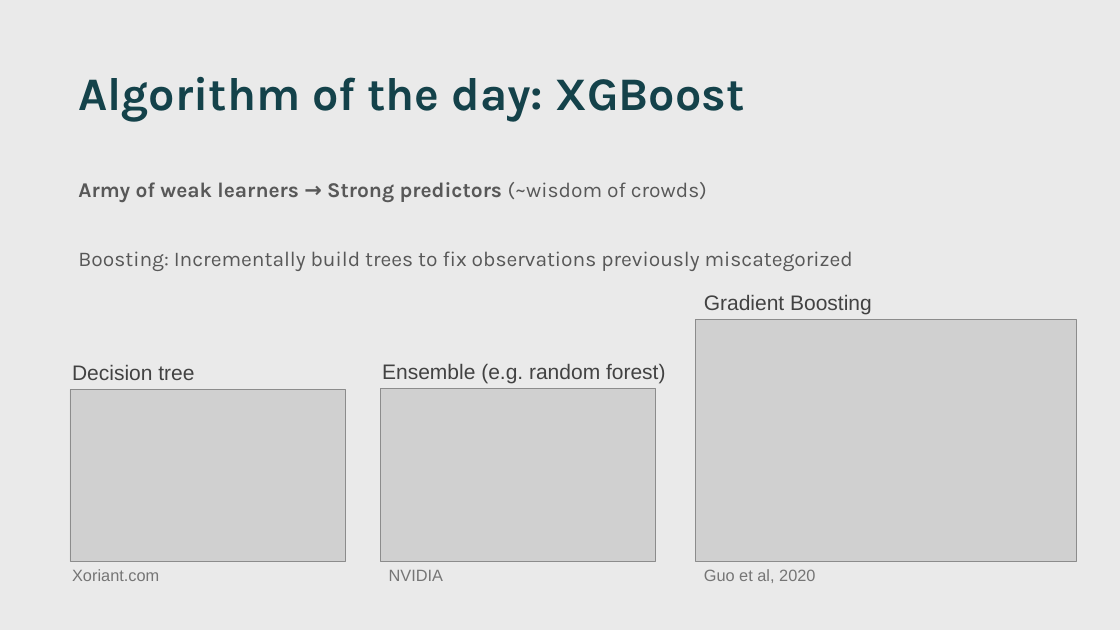
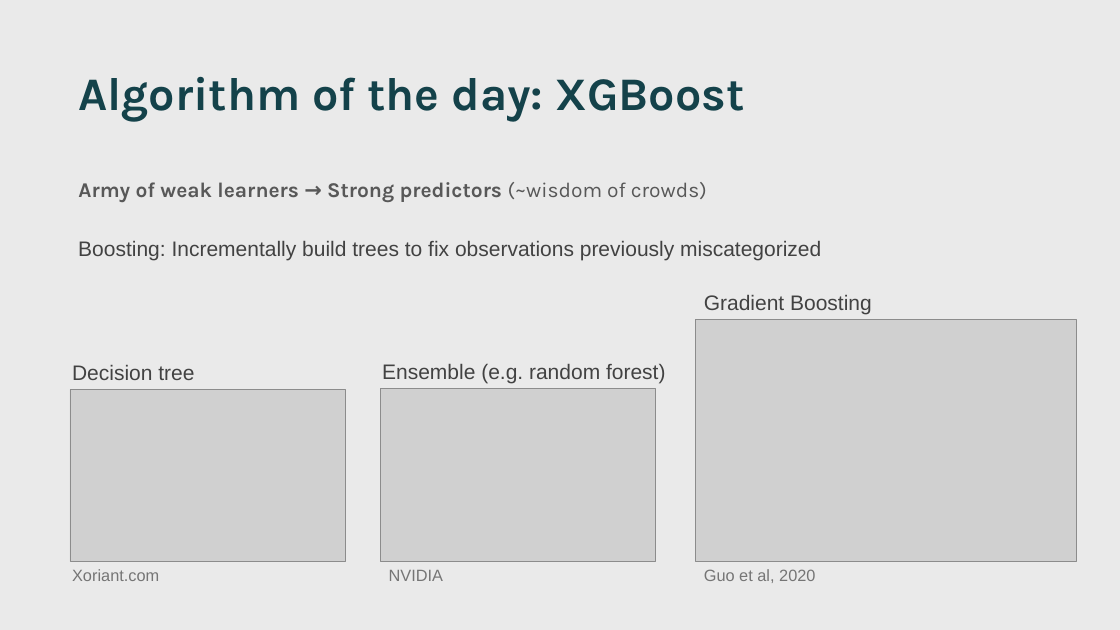
Before and after one commit to jgarciab/ml_julius, a slide deck: slide 5 of Slides/talk.pptx. Drawn at 1120x630 pixels with LibreOffice and Linux fonts; fonts in the diff are those of the drawing; grey boxes stand for pictures. Boxes give left, top, right and bottom in pixels: in the first picture for what was removed or moved away, otherwise in the second. Text is boxed around its words. In the diff, an @@ line names an element or a change of style, - is before the commit and + after.

```diff
--- a/Slides/talk.pptx
+++ b/Slides/talk.pptx
@@ text at (x1=78, y1=251, x2=853, y2=271): paragraph removed @@
-Boosting: Incrementally build trees to fix observations previously miscategorized
@@ text added at (x1=78, y1=241, x2=821, y2=261), 18 pt, text #424242 @@
+Boosting: Incrementally build trees to fix observations previously miscategorized
```
Also in this commit, not shown: 10 other slides changed, 1 slide added, 5 other files.
